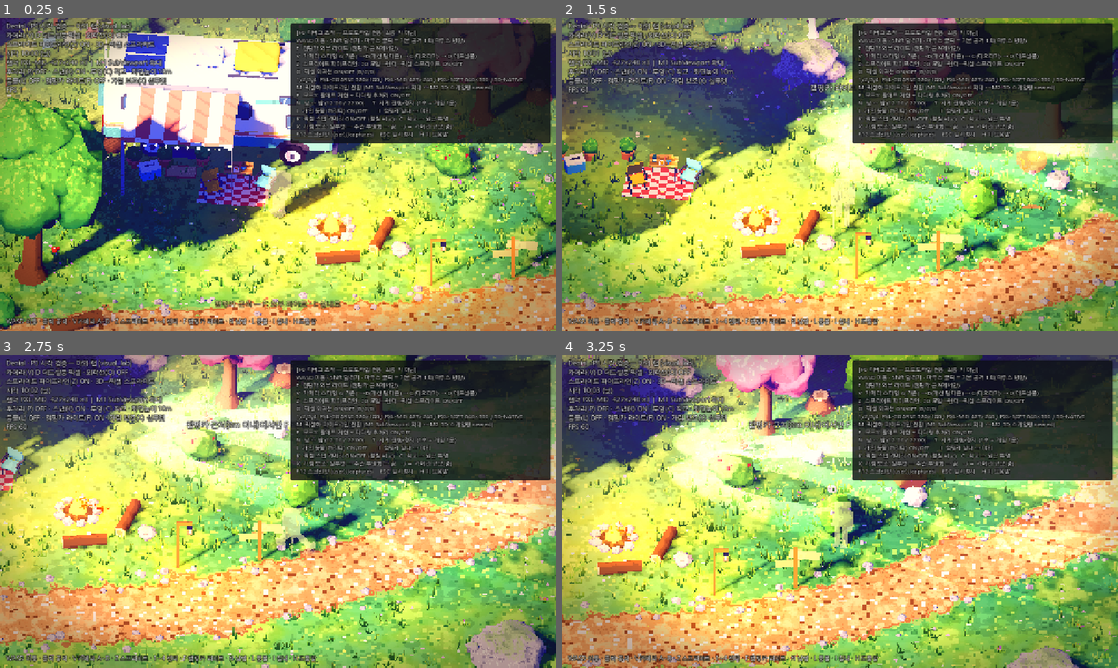
Above: before the commit, frames 1-4 (two rows, left to right).
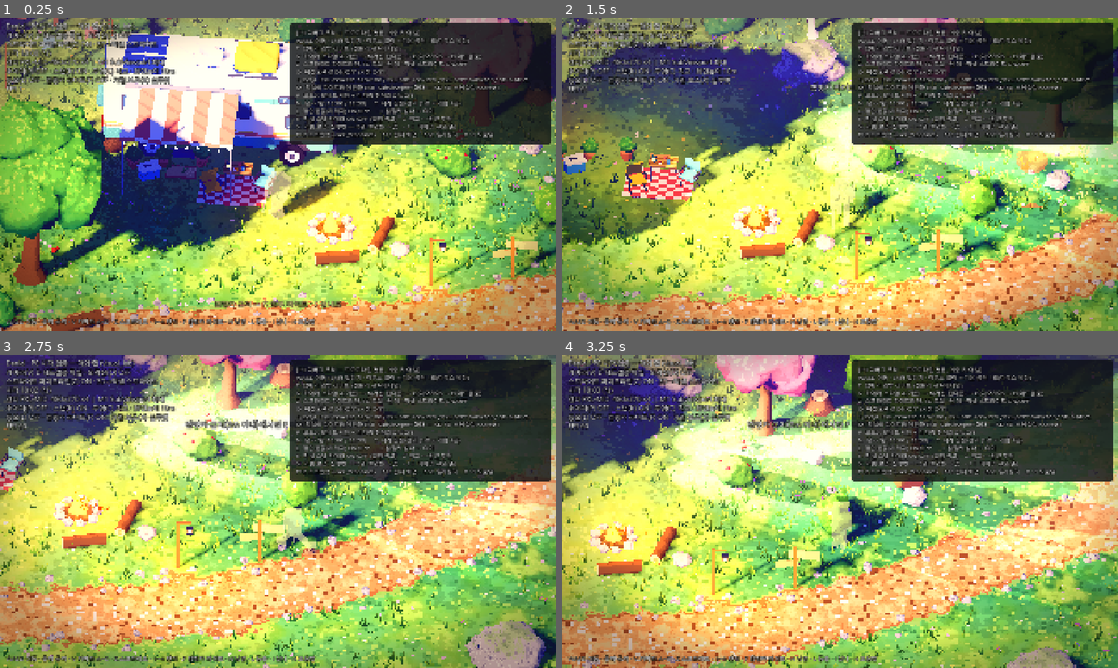
Above: after the commit, the same moments.

Repository: HomilBBANG/rg_Hilling_RPG
Game: Godot game, scene res://scenes/bootstrap.tscn
Two runs of this game, one before a commit and one after it. Both use one fixed random seed, a clock stepped at 60 frames per second and the inputs below.
Inputs (mouse positions are in pixels of both pictures, inside the frame that each line leads up to):
- Up to frame 1 (0.25 s): no input
- Up to frame 2 (1.5 s): move the mouse to (962, 158) at 0.52 s; hold D (move_right) 0.53-1.28 s; hold Shift (run) 0.53-1.28 s; tap F (camper_lights) at 0.6 s; click (962, 158) at 0.67 s; move the mouse to (728, 190) at 1.27 s; hold S (move_down) from 1.28 s (still down); tap Shift (run) at 1.35 s
- Up to frame 3 (2.75 s): tap F (camper_lights) at 1.55 s; move the mouse to (333, 442) at 2.02 s; release S (move_down) at 2.03 s; hold D (move_right) from 2.03 s (still down); hold Shift (run) from 2.03 s (still down); click (333, 442) at 2.1 s
- Up to frame 4 (3.25 s): move the mouse to (812, 574) at 2.77 s; release D (move_right) at 2.78 s; release Shift (run) at 2.78 s; hold W (move_up) from 2.78 s (still down); tap F (camper_lights) at 2.85 s; click (812, 574) at 2.92 s

The runs differ from the first frame. In frame 1, 23% of the frame differs, in the area x 0-100%, y 0-100%; in frame 2, 22%; in frame 3, 23%; in frame 4, 24%.

Commit message:
Switch output to 1920x1080 and turn pixel outlines off by default
- Window/output 1920x1080; presets re-chosen for integer upscale:
  320x180 (x6), 480x270 (x4, default), 640x360 (x3), native
- Outline pass (incl. D rim light) off by default; O re-enables it
- HUD layout scaled 1.5x for the larger canvas; F11 toggles fullscreen
- 1080p captures (day/night, outline off vs on)

Co-Authored-By: Claude Opus 5.5 <noreply@anthropic.com>
Claude-Session: https://claude.ai/code/session_01K53dp3QXZsLd6yNF78ES5J

Diff:
--- a/project.godot
+++ b/project.godot
@@ -16,8 +16,8 @@
 
 [display]
 
-window/size/viewport_width=1280
-window/size/viewport_height=720
+window/size/viewport_width=1920
+window/size/viewport_height=1080
 window/stretch/mode="canvas_items"
 window/stretch/aspect="keep"
 
--- a/scripts/core/bootstrap.gd
+++ b/scripts/core/bootstrap.gd
@@ -15,7 +15,7 @@
 var _zoom_index := 2
 ## Camera comparison style (TopdownCamera.STYLES): 0 = A, 1 = B, 2 = C, 3 = D (default).
 var style_index := 3
-var _outline_user := true
+var _outline_user := false  # outlines off by default (O turns them back on)
 ## Pre-rendered sprite pipeline for player / slime / camper (key Z).
 var sprites_enabled := true
 var baker: SpriteBaker
@@ -122,6 +122,9 @@
 	elif event.is_action("cycle_camera_style"):
 		set_camera_style(style_index + 1)
 		hud.toast("카메라 스타일: " + style_name())
+	elif event.is_action("toggle_fullscreen"):
+		var fs := DisplayServer.window_get_mode() == DisplayServer.WINDOW_MODE_FULLSCREEN
+		DisplayServer.window_set_mode(DisplayServer.WINDOW_MODE_WINDOWED if fs else DisplayServer.WINDOW_MODE_FULLSCREEN)
 	elif event.is_action("toggle_sprites"):
 		sprites_enabled = not sprites_enabled
 		hud.toast("스프라이트 파이프라인(3D→픽셀 스프라이트): " + ("ON" if sprites_enabled else "OFF (실시간 3D)"))
@@ -194,6 +197,8 @@
 		_run_shot_tour()
 	elif tour == "styles":
 		_run_style_tour()
+	elif tour == "hd":
+		_run_hd_tour()
 	elif tour == "sprites":
 		_run_sprite_tour()
 	elif tour == "night_outline":
@@ -344,7 +349,7 @@
 		_place_player(Vector3(-4.3, 0, 1.1), PI * 0.8)
 		await _frames(30)
 		var id: String = TopdownCamera.STYLES[i]["id"]
-		hud.set_capture_mode(true, "%s · PXL-MID 427×240" % style_name())
+		hud.set_capture_mode(true, "%s · PXL-MID 480×270" % style_name())
 		await _shot("style_%s_PXL-MID.png" % id)
 	# Dead Cells look (D) extra shots: night with lights, forest, other densities
 	set_camera_style(3)
@@ -504,3 +509,29 @@
 		await _shot("sprite_interior_%s.png" % ("baked" if mode else "live3d"))
 	sprites_enabled = true
 	get_tree().quit()
+
+
+
+
+## 1920x1080 output: current default (D, no outline) vs outline on, day and night.
+func _run_hd_tour() -> void:
+	_touring = true
+	hud.show_help_panel(false)
+	Game.clock_running = false
+	render.set_preset(1)
+	set_camera_style(3)
+	var shots := [["day", 10.5 * 60.0, false], ["night", Game.NIGHT_PRESET_MINUTE, true]]
+	for sdef: Array in shots:
+		Game.minute_of_day = sdef[1]
+		Game.camper_lights_on = sdef[2]
+		Game.lantern_on = sdef[2]
+		for outline in [false, true]:
+			_outline_user = outline
+			_configure_camera()
+			await wait_for_sprites()
+			_place_player(Vector3(-4.3, 0, 1.1), PI * 0.8)
+			hud.set_capture_mode(true, "1920×1080 · %s · %s · 외곽선 %s" % [style_name(), sdef[0], "ON" if outline else "OFF"])
+			await _frames(25)
+			await _shot("hd_%s_outline_%s.png" % [sdef[0], "on" if outline else "off"])
+	_outline_user = false
+	get_tree().quit()
--- a/scripts/core/game.gd
+++ b/scripts/core/game.gd
@@ -45,6 +45,7 @@
 	"cycle_camera_style": [KEY_V],
 	"toggle_outline": [KEY_O],
 	"toggle_sprites": [KEY_Z],
+	"toggle_fullscreen": [KEY_F11],
 	"toggle_pipeline": [KEY_M],
 	"toggle_post": [KEY_P],
 	"toggle_day_night": [KEY_N],
--- a/scripts/core/visual_hud.gd
+++ b/scripts/core/visual_hud.gd
@@ -1,7 +1,9 @@
 class_name VisualHud
 extends Control
 ## High-resolution debug HUD (drawn outside the pixelated SubViewport so text stays sharp).
-## Positions are in the 1280x720 base canvas (window stretch mode = canvas_items).
+## Layout was designed for 1280x720 and is multiplied by UI_SCALE for the 1920x1080 canvas.
+
+const UI_SCALE := 1.5
 
 var font: Font
 var boot: Node
@@ -21,15 +23,15 @@
 F  캠핑카 외부 라이트 (캠핑카 근처에서만)
 V  카메라 스타일 A(기존) → B(개선 탑다운) → C(디오라마) → D(데드셀풍)
 Z  스프라이트 파이프라인: 3D 모델→렌더→픽셀 스프라이트 ON/OFF
-O  픽셀 외곽선 ON/OFF (B/C/D)
-1/2/3/4  PXL-COARSE 320×180 / PXL-MID 427×240 / PXL-SOFT 640×360 / 3D-NATIVE
+O  픽셀 외곽선 ON/OFF (기본 OFF)
+1/2/3/4  PXL-COARSE 320×180 / PXL-MID 480×270 / PXL-SOFT 640×360 / 3D-NATIVE
 M  픽셀화 파이프라인 전환 (M1 SubViewport 확대 ↔ M2 3D 스케일링 nearest)
 P  모드3: 팔레트 제한 + 디더링 후처리 ON/OFF
 N  낮 ↔ 밤 (12:00 / 22:00)     T  시계 진행/정지 (1초 = 게임 1분)
 L  개인 등불(허리띠) ON/OFF       I  캠핑카 실내 ↔ 야외
 K  픽셀 스냅 카메라 ON/OFF (떨림 비교)   C  직교 ↔ 원근 투영
 X  가림 보조: 실루엣 → 수관 투명화 → 끔   - / =  카메라 규모(줌)
-F12 스크린샷 (user://captures)    ESC 일시정지    H 이 도움말"""
+F12 스크린샷 (user://captures)    F11 전체 화면    ESC 일시정지    H 이 도움말"""
 
 
 func _ready() -> void:
@@ -37,44 +39,44 @@
 	mouse_filter = Control.MOUSE_FILTER_IGNORE
 	var t := Theme.new()
 	t.default_font = font
-	t.default_font_size = 15
+	t.default_font_size = roundi(15 * UI_SCALE)
 	t.set_color("font_outline_color", "Label", Color(0, 0, 0, 0.85))
-	t.set_constant("outline_size", "Label", 5)
+	t.set_constant("outline_size", "Label", roundi(5 * UI_SCALE))
 	theme = t
 
-	_status = _label(Vector2(14, 10), 15)
-	_context = _label(Vector2(14, 0), 17)
-	_context.position = Vector2(340, 648)
-	_context.size = Vector2(600, 24)
+	_status = _label(Vector2(14, 10) * UI_SCALE, roundi(15 * UI_SCALE))
+	_context = _label(Vector2(14, 0) * UI_SCALE, roundi(17 * UI_SCALE))
+	_context.position = Vector2(340, 648) * UI_SCALE
+	_context.size = Vector2(600, 24) * UI_SCALE
 	_context.horizontal_alignment = HORIZONTAL_ALIGNMENT_CENTER
 	_context.add_theme_color_override("font_color", Color(1.0, 0.92, 0.6))
-	_hint = _label(Vector2.ZERO, 14)
-	_hint.position = Vector2(14, 690)
+	_hint = _label(Vector2.ZERO, roundi(14 * UI_SCALE))
+	_hint.position = Vector2(14, 690) * UI_SCALE
 	_hint.text = "WASD 이동 · 클릭 공격 · V 카메라 A~D · Z 스프라이트 · 1~4 렌더 · F 캠핑카 라이트 · N 낮밤 · L 등불 · I 실내 · H 도움말"
-	_toast = _label(Vector2.ZERO, 18)
-	_toast.position = Vector2(320, 150)
-	_toast.size = Vector2(640, 26)
+	_toast = _label(Vector2.ZERO, roundi(18 * UI_SCALE))
+	_toast.position = Vector2(320, 150) * UI_SCALE
+	_toast.size = Vector2(640, 26) * UI_SCALE
 	_toast.horizontal_alignment = HORIZONTAL_ALIGNMENT_CENTER
-	_pause = _label(Vector2.ZERO, 32)
-	_pause.position = Vector2(440, 330)
-	_pause.size = Vector2(400, 40)
+	_pause = _label(Vector2.ZERO, roundi(32 * UI_SCALE))
+	_pause.position = Vector2(440, 330) * UI_SCALE
+	_pause.size = Vector2(400, 40) * UI_SCALE
 	_pause.horizontal_alignment = HORIZONTAL_ALIGNMENT_CENTER
 	_pause.text = "일시정지 (ESC)"
 
-	_caption = _label(Vector2(14, 684), 18)
+	_caption = _label(Vector2(14, 684) * UI_SCALE, roundi(18 * UI_SCALE))
 	_caption.visible = false
 
 	_help = PanelContainer.new()
 	var sb := StyleBoxFlat.new()
 	sb.bg_color = Color(0.05, 0.06, 0.08, 0.82)
 	sb.set_corner_radius_all(6)
-	sb.set_content_margin_all(14)
+	sb.set_content_margin_all(14 * UI_SCALE)
 	_help.add_theme_stylebox_override("panel", sb)
-	_help.position = Vector2(668, 12)
-	_help.size = Vector2(600, 0)
+	_help.position = Vector2(668, 12) * UI_SCALE
+	_help.size = Vector2(600, 0) * UI_SCALE
 	var help_label := Label.new()
 	help_label.text = HELP_TEXT
-	help_label.add_theme_font_size_override("font_size", 13)
+	help_label.add_theme_font_size_override("font_size", roundi(13 * UI_SCALE))
 	_help.add_child(help_label)
 	add_child(_help)
 	_help.visible = true
--- a/scripts/visuals/pixel_render_controller.gd
+++ b/scripts/visuals/pixel_render_controller.gd
@@ -12,12 +12,13 @@
 
 enum Pipeline { SUBVIEWPORT, SCALING_3D }
 
-const OUTPUT_SIZE := Vector2i(1280, 720)
+const OUTPUT_SIZE := Vector2i(1920, 1080)
+## Integer upscale factors for 1920x1080: x6 / x4 / x3 / x1.
 const PRESETS: Array[Dictionary] = [
 	{"name": "PXL-COARSE", "size": Vector2i(320, 180)},
-	{"name": "PXL-MID", "size": Vector2i(427, 240)},
+	{"name": "PXL-MID", "size": Vector2i(480, 270)},
 	{"name": "PXL-SOFT", "size": Vector2i(640, 360)},
-	{"name": "3D-NATIVE", "size": Vector2i(1280, 720)},
+	{"name": "3D-NATIVE", "size": Vector2i(1920, 1080)},
 ]
 const MARGIN_TEXELS := 1
 
--- a/scripts/visuals/topdown_camera.gd
+++ b/scripts/visuals/topdown_camera.gd
@@ -21,7 +21,7 @@
 		"outline": true, "grade": true, "ssao": true, "fog": true, "stylized": true, "look": "deadcells"},
 ]
 
-## Visible world height (metres) of the 1280x720 frame, without the snap margin.
+## Visible world height (metres) of the output frame, without the snap margin.
 @export var zoom_index := 2
 @export var pitch_degrees := 40.0
 ## World-space shift of the look-at point (composition: keep the player a bit below centre).
@@ -122,7 +122,7 @@
 
 
 func _texel_height() -> int:
-	return render.render_texel_height() if render else 720
+	return render.render_texel_height() if render else 1080
 
 
 func _apply_projection() -> void:
Binary file added: captures/hd_1080p/hd_day_outline_off.png
Binary file added: captures/hd_1080p/hd_day_outline_on.png
Binary file added: captures/hd_1080p/hd_night_outline_off.png
Binary file added: captures/hd_1080p/hd_night_outline_on.png
Not shown, changed: README.md
